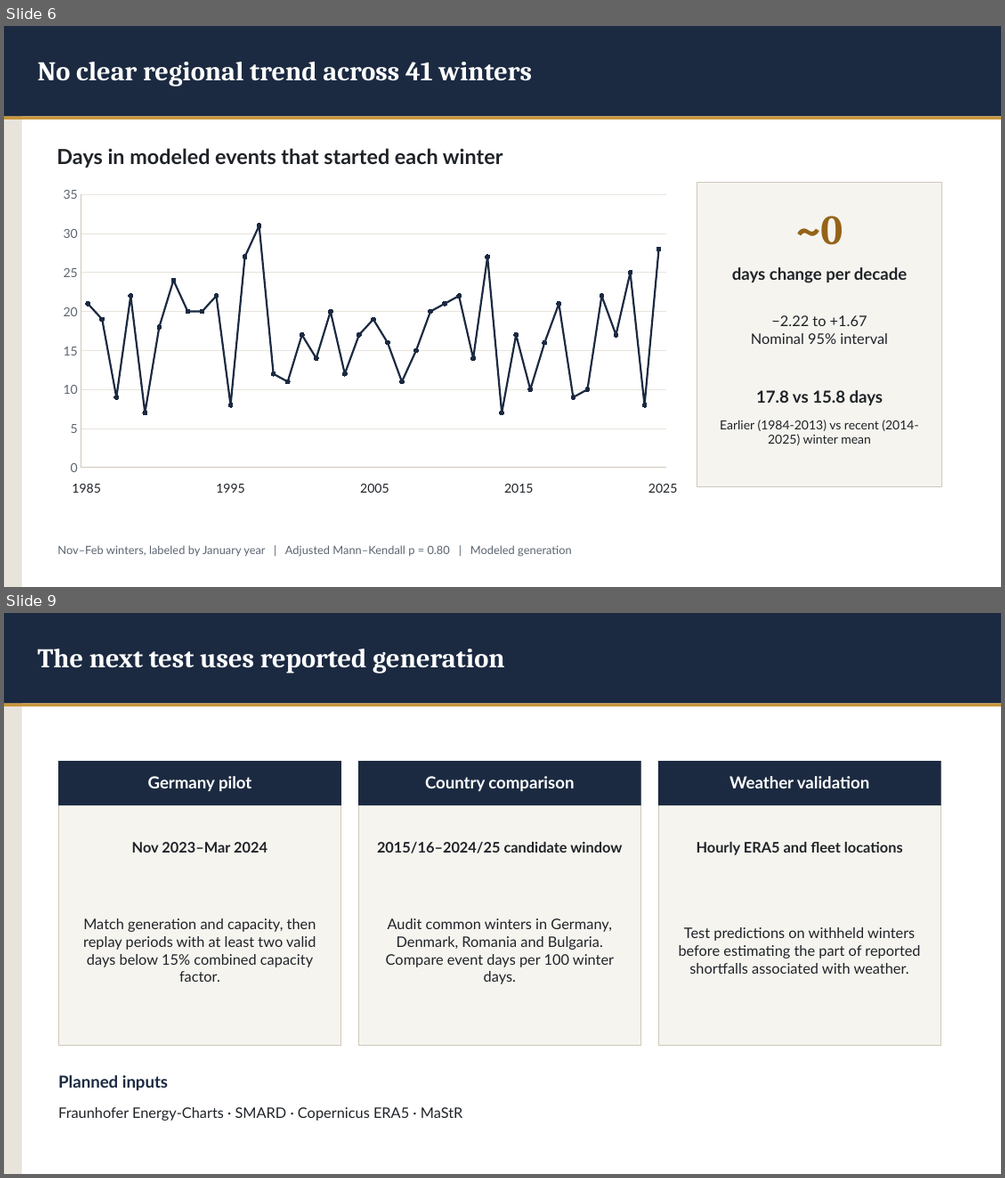
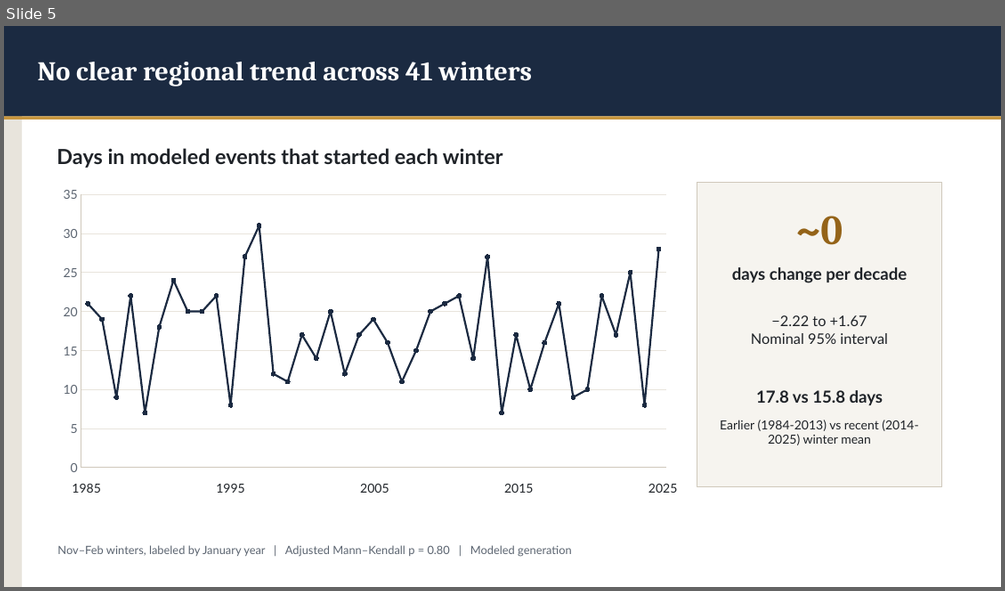
Before and after one commit to asakti47/dunkelflaute-explorer, a slide deck: Dunkelflaute Presentation.pptx. Shown one above the other, each under a label of ours: slides 6 and 9 before the commit, slide 5 after it; the slides between them are not shown. The pictures are 1005x1178 and 1005x591 pixels, drawn with LibreOffice and Linux fonts; fonts in the diff are those of the drawing. Boxes give left, top, right and bottom in pixels: in the first picture for what was removed or moved away, otherwise in the second. Text is boxed around its words. In the diff, an @@ line names an element or a change of style, - is before the commit and + after.

```diff
--- a/Dunkelflaute Presentation.pptx
+++ b/Dunkelflaute Presentation.pptx
@@ slide 9 removed at (4,613,1001,1174), background #FFFFFF @@
@@ rectangle removed at (4,613,22,1174) @@
@@ rectangle removed at (4,613,1001,704) @@
@@ rectangle removed at (4,613,22,704) @@
@@ text removed at (38,649,505,673) @@
-The next test uses reported generation
@@ rectangle removed at (4,704,1001,706) @@
@@ rectangle removed at (58,761,341,1046) @@
@@ rectangle removed at (58,761,341,805) @@
@@ rectangle removed at (358,761,641,1046) @@
@@ rectangle removed at (358,761,641,805) @@
@@ rectangle removed at (658,761,941,1046) @@
@@ rectangle removed at (658,761,941,805) @@
@@ text removed at (148,776,251,791) @@
-Germany pilot
@@ text removed at (425,776,574,791) @@
-Country comparison
@@ text removed at (729,776,869,788) @@
-Weather validation
@@ text removed at (132,842,267,852) @@
-Nov 2023–Mar 2024
@@ text removed at (377,842,622,853) @@
-2015/16–2024/25 candidate window
@@ text removed at (696,842,903,855) @@
-Hourly ERA5 and fleet locations
@@ text removed at (83,918,316,981) @@
-Match generation and capacity, then replay periods with at least two valid days below 15% combined capacity factor.
@@ text removed at (386,918,614,984) @@
-Audit common winters in Germany, Denmark, Romania and Bulgaria. Compare event days per 100 winter days.
@@ text removed at (679,927,920,973) @@
-Test predictions on withheld winters before estimating the part of reported shortfalls associated with weather.
@@ text removed at (58,1075,168,1090) @@
-Planned inputs
@@ text removed at (58,1107,463,1120) @@
-Fraunhofer Energy-Charts · SMARD · Copernicus ERA5 · MaStR
@@ what was slide 6 is now slide 5 @@
```
Also in this commit, not shown: 4 slides changed, 1 slide added, 2 other slides removed.
